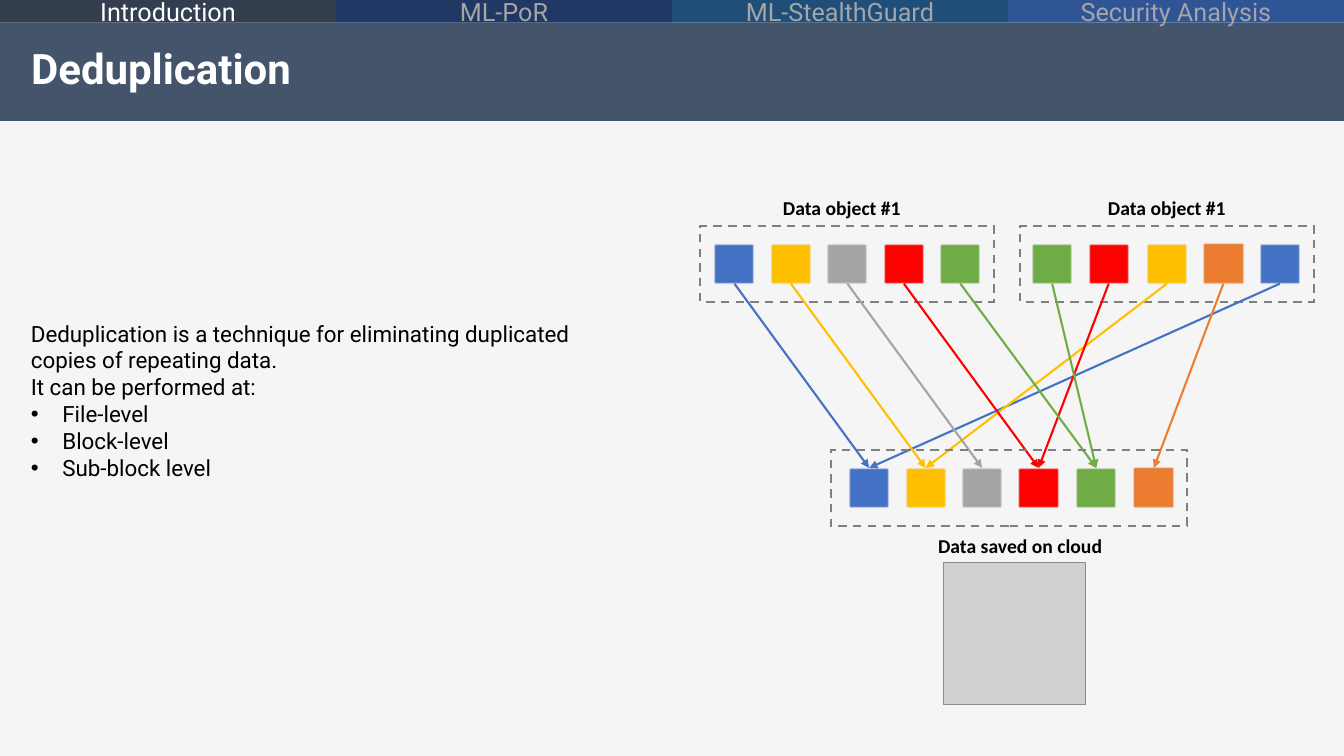
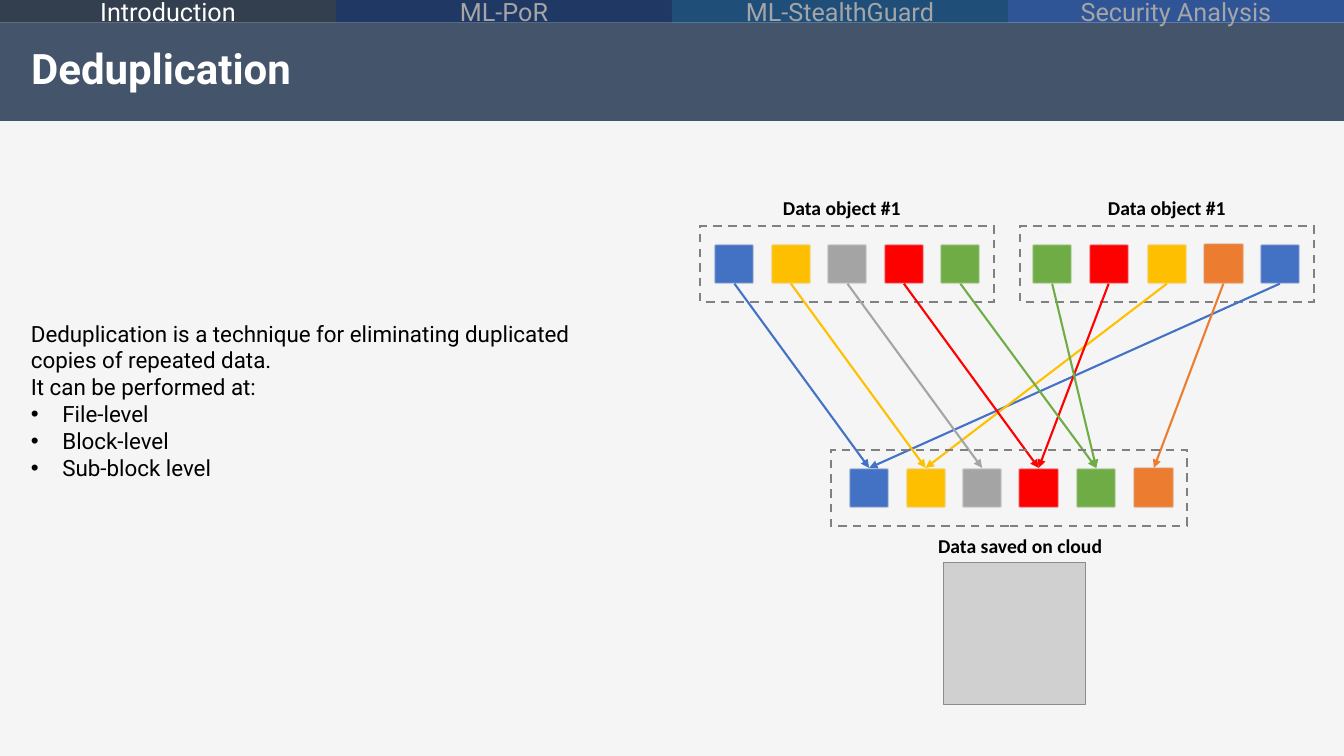
Before and after one commit to alecolu95/BigSec_ML-PoR, a slide deck: slide 8 of BigSec_presentation.pptx. Drawn at 1344x756 pixels with LibreOffice and Linux fonts; fonts in the diff are those of the drawing; grey boxes stand for pictures; background and template pictures are left out. Boxes give left, top, right and bottom in pixels: in the first picture for what was removed or moved away, otherwise in the second. Text is boxed around its words. In the diff, an @@ line names an element or a change of style, - is before the commit and + after.

```diff
--- a/BigSec_presentation.pptx
+++ b/BigSec_presentation.pptx
@@ text at [31, 325, 569, 373]: text changed @@
-Deduplication is a technique for eliminating duplicated copies of repeating data.
+Deduplication is a technique for eliminating duplicated copies of repeated data.
```
Also in this commit, not shown: 1 other slide changed.
